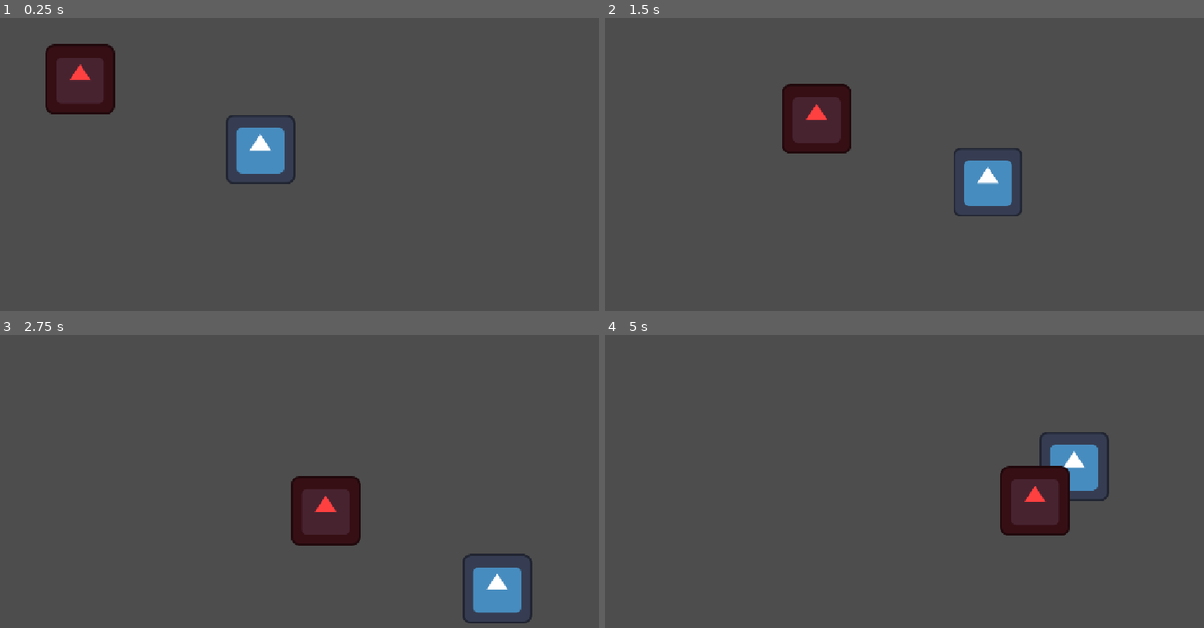
Above: before the commit, frames 1-4 (two rows, left to right).
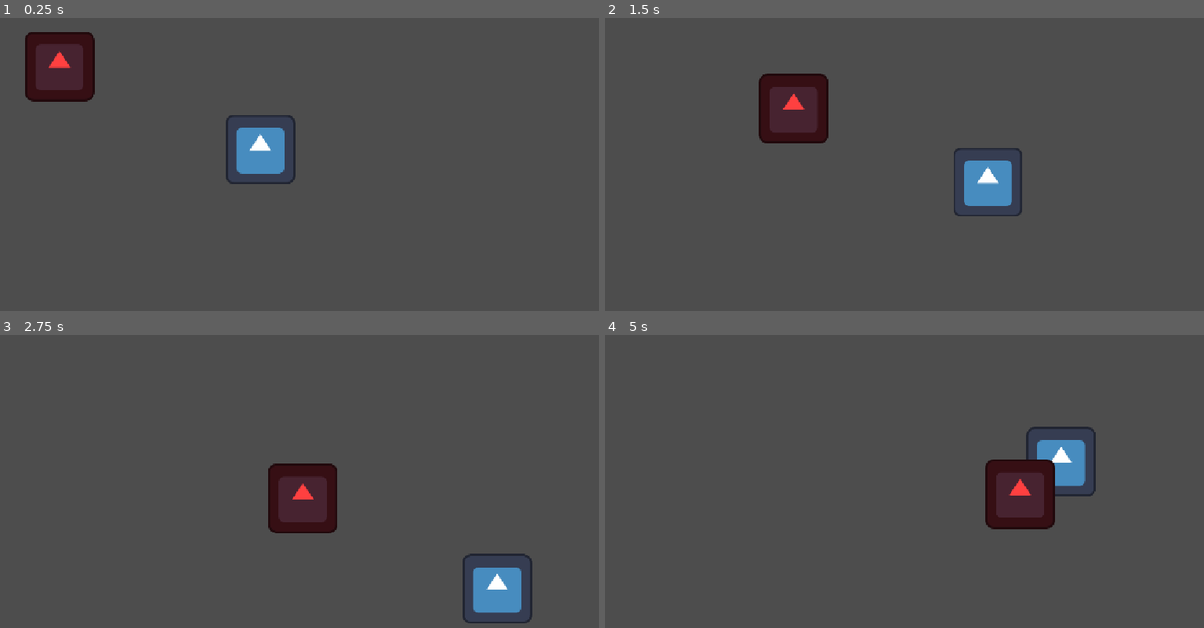
Above: after the commit, the same moments.

Repository: NxtCreator/little-archery
Game: Godot game, scene res://scenes/main.tscn
Two runs of this game, one before a commit and one after it. Both use one fixed random seed, a clock stepped at 60 frames per second and the inputs below. The engine's default icon, where the game draws it, is replaced by a stand-in: a white triangle on a blue panel in a dark square.
Inputs (mouse positions are in pixels of both pictures, inside the frame that each line leads up to):
- Up to frame 1 (0.25 s): no input
- Up to frame 2 (1.5 s): tap Enter at 0.5 s; move the mouse to (1030, 146) at 0.52 s; hold D (move_right) 0.53-1.28 s; tap Alt at 0.6 s; click (1030, 146) at 0.67 s; move the mouse to (766, 182) at 1.27 s; hold S (move_down) from 1.28 s (still down); tap Shift at 1.35 s
- Up to frame 3 (2.75 s): move the mouse to (347, 405) at 2.02 s; release S (move_down) at 2.03 s; hold D (move_right) from 2.03 s (still down); tap Alt at 2.1 s
- Up to frame 4 (5 s): move the mouse to (856, 551) at 2.77 s; release D (move_right) at 2.78 s; hold W (move_up) 2.78-3.53 s; tap Shift at 2.85, 4.35 s; click (856, 551) at 2.92 s; move the mouse to (1078, 534) at 3.52 s; hold A (move_left) from 3.53 s (still down); tap Alt at 3.6 s; move the mouse to (700, 428) at 4.27 s

The runs differ from the first frame. In frame 1, 3.4% of the frame differs, in the area x 4-20%, y 4-33%; in frame 2, 3.3%; in frame 3, 3.4%; in frame 4, 3.8%, in the area x 63-85%, y 31-69%.

Commit message:
Remove leftover debug print from player script

Diff:
--- a/scenes/enemy.tscn
+++ b/scenes/enemy.tscn
@@ -9,7 +9,6 @@
 [node name="Enemy" type="CharacterBody2D" unique_id=283542043]
 motion_mode = 1
 script = ExtResource("1_md0e3")
-speed = 202
 
 [node name="Sprite2D" type="Sprite2D" parent="." unique_id=330599043]
 modulate = Color(1, 0.2509804, 0.2509804, 1)
--- a/scenes/main.tscn
+++ b/scenes/main.tscn
@@ -9,4 +9,5 @@
 position = Vector2(530, 295)
 
 [node name="Enemy" parent="." unique_id=283542043 instance=ExtResource("2_0wfyh")]
-position = Vector2(152, 148)
+position = Vector2(115, 123)
+motion_mode = 1
